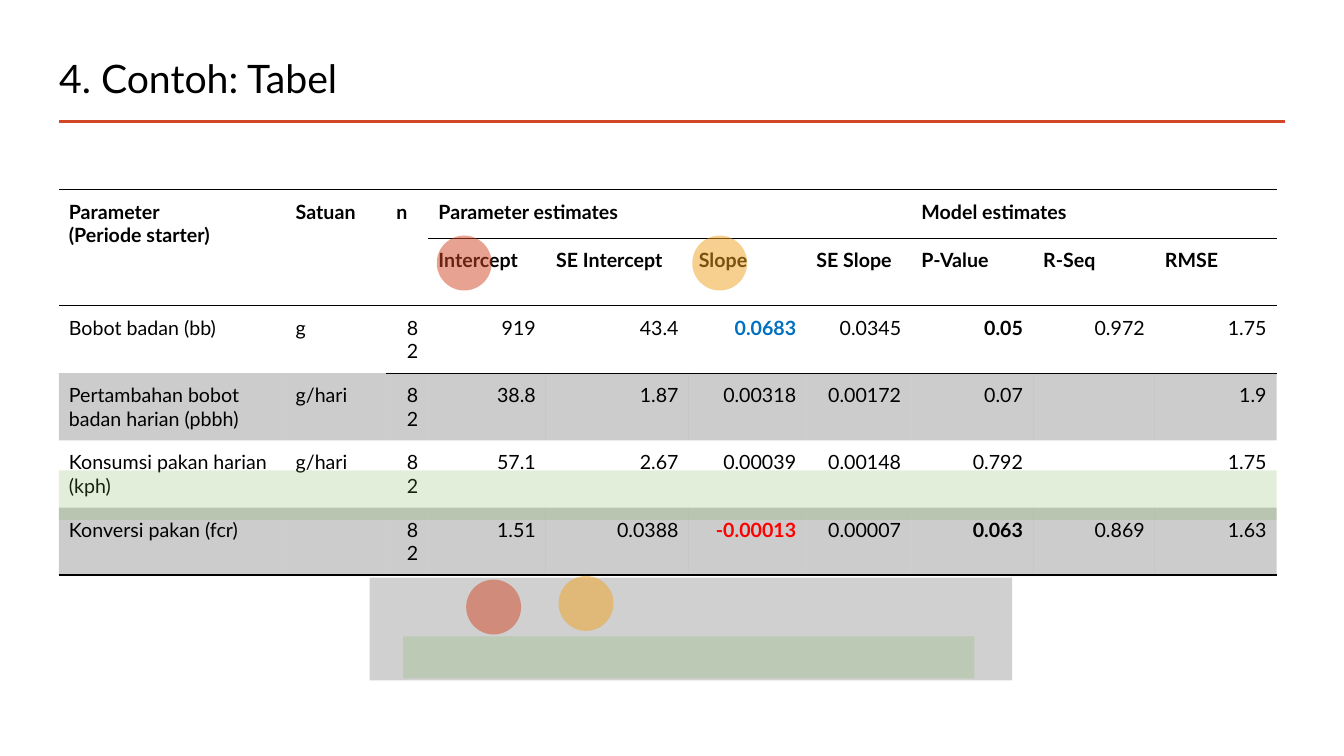
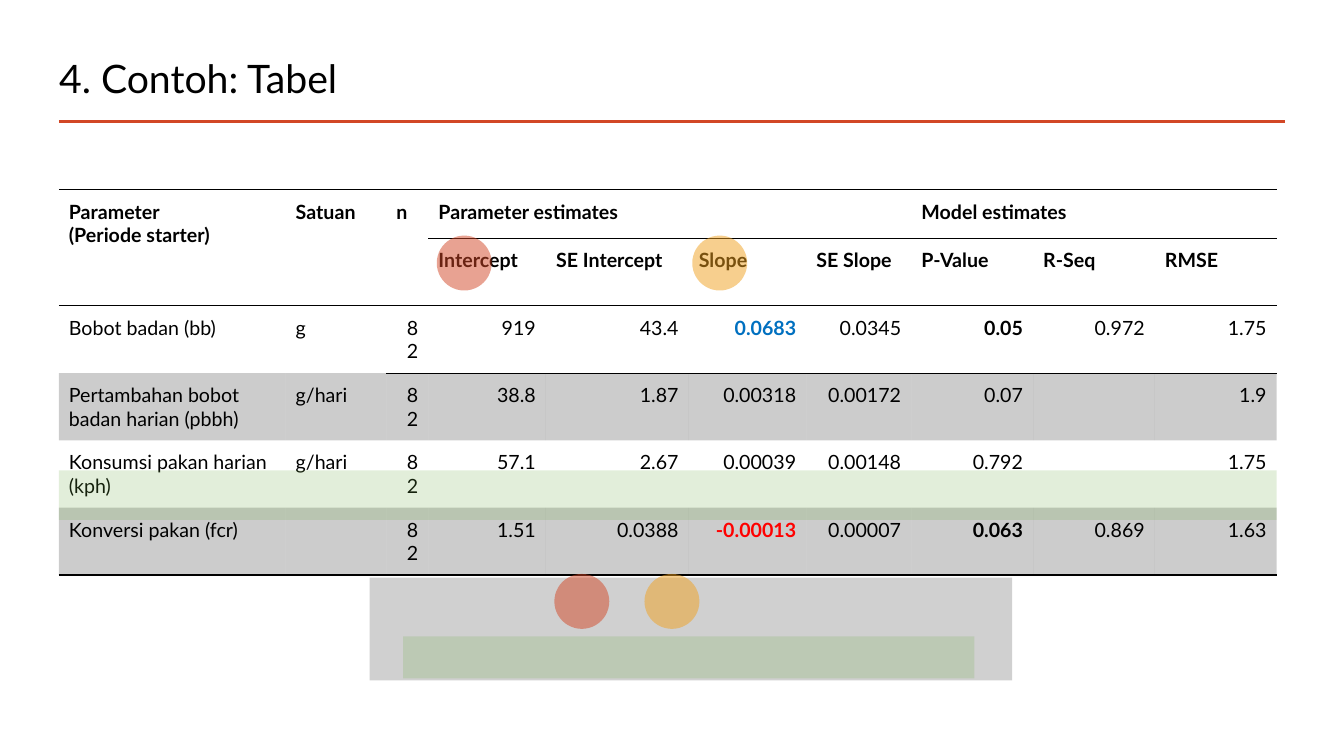
Before and after one commit to mohammad-miftakhus-sholikin/pelatihan-2020-metal, a slide deck: slide 16 of ch3_reference/2022__presentasi/Presentation_2022__Sholikin.pptx. Drawn at 1344x756 pixels with LibreOffice and Linux fonts; fonts in the diff are those of the drawing; grey boxes stand for pictures. Boxes give left, top, right and bottom in pixels: in the first picture for what was removed or moved away, otherwise in the second. Text is boxed around its words. In the diff, an @@ line names an element or a change of style, - is before the commit and + after.

```diff
--- a/ch3_reference/2022__presentasi/Presentation_2022__Sholikin.pptx
+++ b/ch3_reference/2022__presentasi/Presentation_2022__Sholikin.pptx
@@ ellipse: place and size @@
-ellipse at box(466, 580, 520, 634)
+ellipse at box(555, 574, 609, 628)
@@ ellipse: place and size @@
-ellipse at box(559, 576, 613, 630)
+ellipse at box(644, 574, 699, 628)
```
Also in this commit, not shown: 1 other slide changed, 10 other files.
